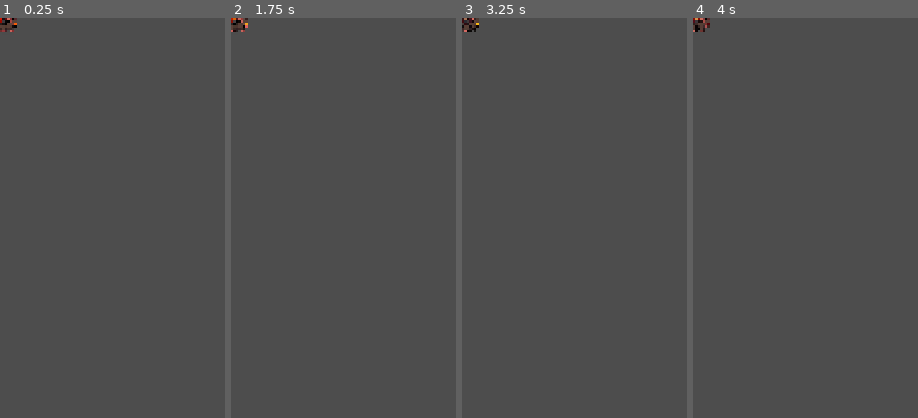
Above: before the commit, frames 1-4 (left to right).
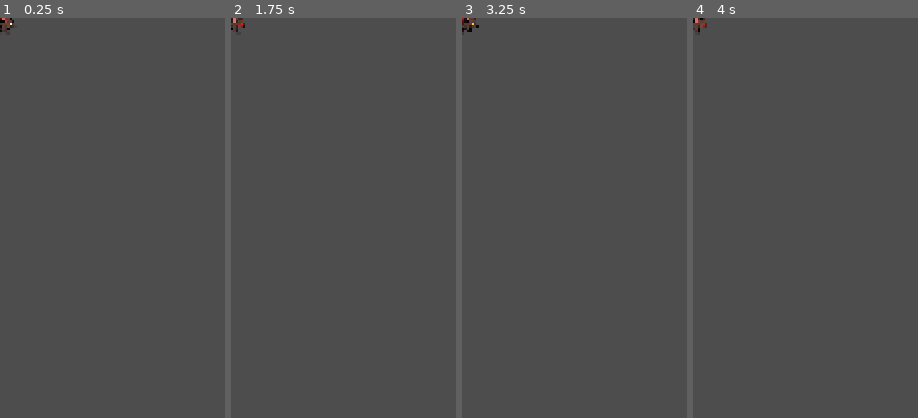
Above: after the commit, the same moments.

Repository: MinSung0732/Again-Hero-
Game: Godot game, scene res://src/monsters/BombRat.tscn
The game is run twice, just before and just after one commit, with the same random seed, the same clock (stepped at 60 frames per second) and the same inputs. This scene is started directly instead of the project's main scene.
Inputs (mouse positions are % of the whole screen's width and height, from its top left):
- Up to frame 1 (0.25 s): no input
- Up to frame 2 (1.75 s): tap Enter at 0.5 s; move the mouse to (72, 45) at 0.52 s; click (72, 45) at 0.67 s; tap Space at 1.25 s; move the mouse to (30, 55) at 1.27 s; click (30, 55) at 1.42 s
- Up to frame 3 (3.25 s): tap Enter at 2 s; move the mouse to (60, 28) at 2.02 s; click (60, 28) at 2.17 s; tap Space at 2.75 s; move the mouse to (45, 70) at 2.77 s; click (45, 70) at 2.92 s
- Up to frame 4 (4 s): tap Enter at 3.5 s; move the mouse to (80, 65) at 3.52 s; click (80, 65) at 3.67 s
The pictures show only the part of the screen within x 0-50%, y 0-50%; the shares and areas given below are measured in that part.

The runs differ from the first frame. In frame 1, 0.2% of the frame differs, in the area x 0-8%, y 0-4%; in frame 2, 0.2%; in frame 3, 0.2%; in frame 4, 0.2%.

Commit message:
fix: use separated bomb rat and explosion frames

Diff:
--- a/src/monsters/bomb_rat.gd
+++ b/src/monsters/bomb_rat.gd
@@ -1,10 +1,9 @@
 extends CharacterBody2D
 
 const DAMAGE_NUMBERS := preload("res://src/ui/damage_number_spawner.gd")
-const BOMBRAT_SHEET_PATH := "res://assets/art/monsters/bombrat/bombrat_spritesheet.png"
-const BOMBRAT_FRAME_SIZE := Vector2(229, 229)
+const BOMBRAT_FRAME_DIR := "res://assets/art/monsters/bombrat/frames"
 const BOMBRAT_TARGET_HEIGHT := 78.0
-const BOMBRAT_EFFECT_FRAME_DIR := "res://assets/art/monsters/bombrat/frames"
+const BOMBRAT_EFFECT_FRAME_DIR := "res://assets/art/monsters/bombrat/frames/effect"
 const BOMBRAT_EFFECT_FRAME_COUNT := 8
 const BOMBRAT_EFFECT_TARGET_DIAMETER := 300.0
 
@@ -202,17 +201,12 @@
 	var mode := String(profile.get("mode", ""))
 	if mode == "sequence":
 		return _apply_bomb_rat_sequence_visual(profile)
-	if mode != "sheet":
-		return false
-
-	var sheet_path := String(profile.get("sheet_path", ""))
-	if sheet_path.is_empty():
-		return false
-
-	return _apply_bomb_rat_visual(
-		sheet_path,
-		float(profile.get("target_height", BOMBRAT_TARGET_HEIGHT))
-	)
+	if mode == "sheet":
+		return _apply_bomb_rat_visual(
+			BOMBRAT_FRAME_DIR,
+			float(profile.get("target_height", BOMBRAT_TARGET_HEIGHT))
+		)
+	return false
 
 func _apply_bomb_rat_sequence_visual(profile: Dictionary) -> bool:
 	var dir_path := String(profile.get("asset_dir", ""))
@@ -289,41 +283,22 @@
 	return true
 
 func _apply_bomb_rat_visual(
-	sheet_path: String = BOMBRAT_SHEET_PATH,
+	_frame_dir: String = BOMBRAT_FRAME_DIR,
 	profile_height: float = BOMBRAT_TARGET_HEIGHT
 ) -> bool:
-	visual.visible = false
-	visual.sprite_frames = null
-	visual.modulate = Color.WHITE
-	visual.rotation = 0.0
-	visual.texture_filter = CanvasItem.TEXTURE_FILTER_NEAREST
-
-	var sheet := _load_bomb_rat_texture(sheet_path)
-	if sheet == null:
-		push_warning("Bomb Rat spritesheet load failed: %s" % sheet_path)
-		return false
-
-	var frames := SpriteFrames.new()
-	if frames.has_animation(&"default"):
-		frames.remove_animation(&"default")
-
-	_add_sheet_animation(frames, &"idle", sheet, 0, 4, 6.0, true)
-	_add_sheet_animation(frames, &"move", sheet, 1, 6, 11.0, true)
-	_add_sheet_animation(frames, &"attack", sheet, 2, 6, 14.0, false)
-	_add_sheet_animation(frames, &"hit", sheet, 3, 3, 14.0, false)
-	_add_sheet_animation(frames, &"death", sheet, 4, 4, 10.0, false)
-
-	visual.sprite_frames = frames
-	var uniform_scale := profile_height / BOMBRAT_FRAME_SIZE.y
-	visual.scale = Vector2(uniform_scale, uniform_scale)
-	visual.visible = true
-	visual.speed_scale = 1.0
-
-	if not visual.animation_finished.is_connected(_on_visual_animation_finished):
-		visual.animation_finished.connect(_on_visual_animation_finished)
-
-	visual.play(&"idle")
-	return true
+	var profile := {
+		"mode": "sequence",
+		"asset_dir": BOMBRAT_FRAME_DIR,
+		"target_height": profile_height,
+		"animations": {
+			"idle": {"start": 1, "count": 4, "fps": 6.0, "loop": true},
+			"move": {"start": 5, "count": 6, "fps": 11.0, "loop": true},
+			"attack": {"start": 11, "count": 6, "fps": 14.0, "loop": false},
+			"hit": {"start": 17, "count": 3, "fps": 14.0, "loop": false},
+			"death": {"start": 20, "count": 4, "fps": 10.0, "loop": false},
+		},
+	}
+	return _apply_bomb_rat_sequence_visual(profile)
 
 func _apply_bomb_rat_explosion_visual() -> void:
 	explosion_effect.visible = false
@@ -407,29 +382,6 @@
 
 	return null
 
-func _add_sheet_animation(
-	frames: SpriteFrames,
-	animation_name: StringName,
-	sheet: Texture2D,
-	row: int,
-	frame_count: int,
-	fps: float,
-	loop_animation: bool
-) -> void:
-	frames.add_animation(animation_name)
-	frames.set_animation_speed(animation_name, fps)
-	frames.set_animation_loop(animation_name, loop_animation)
-
-	for column in range(frame_count):
-		var atlas := AtlasTexture.new()
-		atlas.atlas = sheet
-		atlas.filter_clip = true
-		atlas.region = Rect2(
-			Vector2(column, row) * BOMBRAT_FRAME_SIZE,
-			BOMBRAT_FRAME_SIZE
-		)
-		frames.add_frame(animation_name, atlas)
-
 func _play_locomotion(moving: bool) -> void:
 	desired_locomotion = &"move" if moving else &"idle"
 
